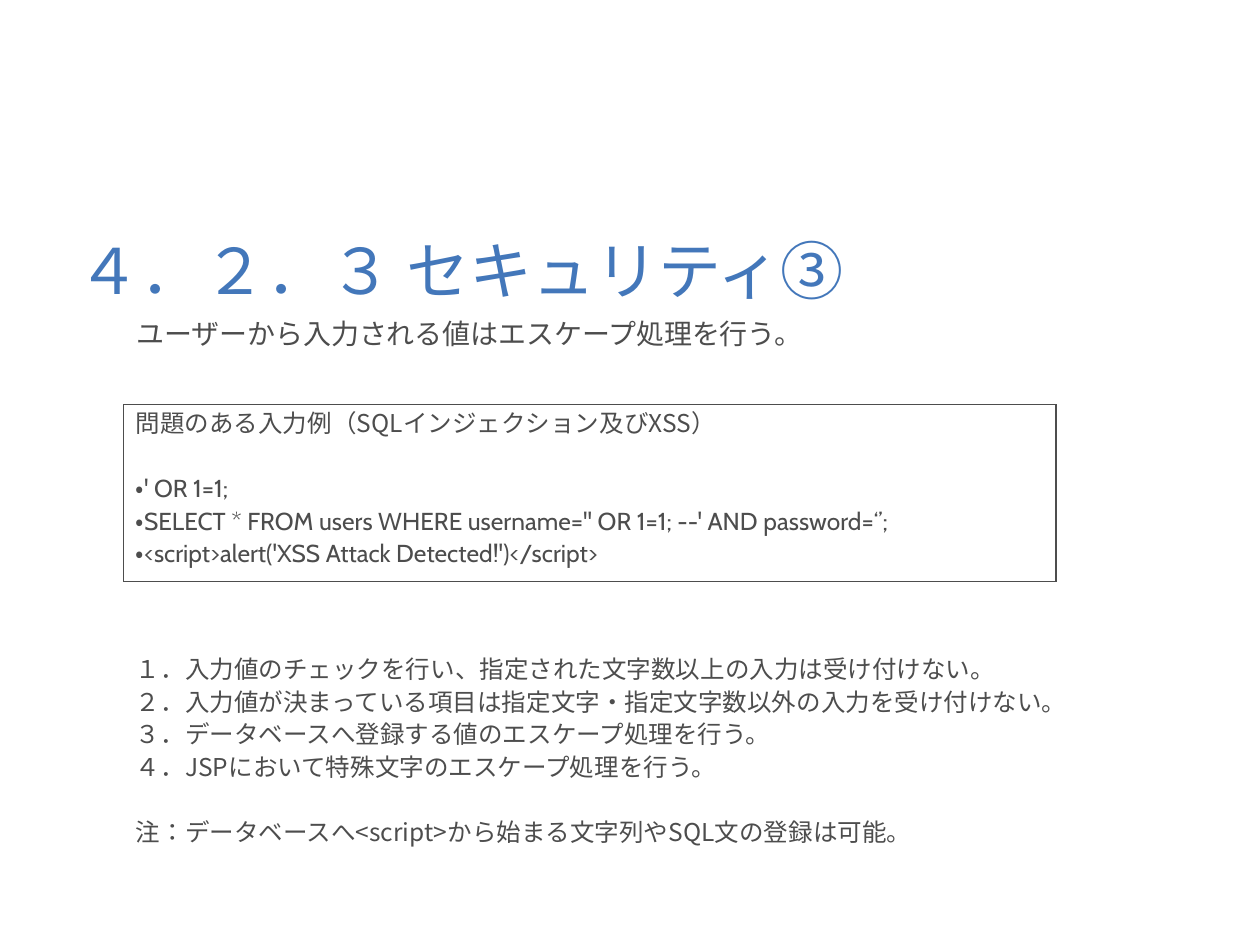
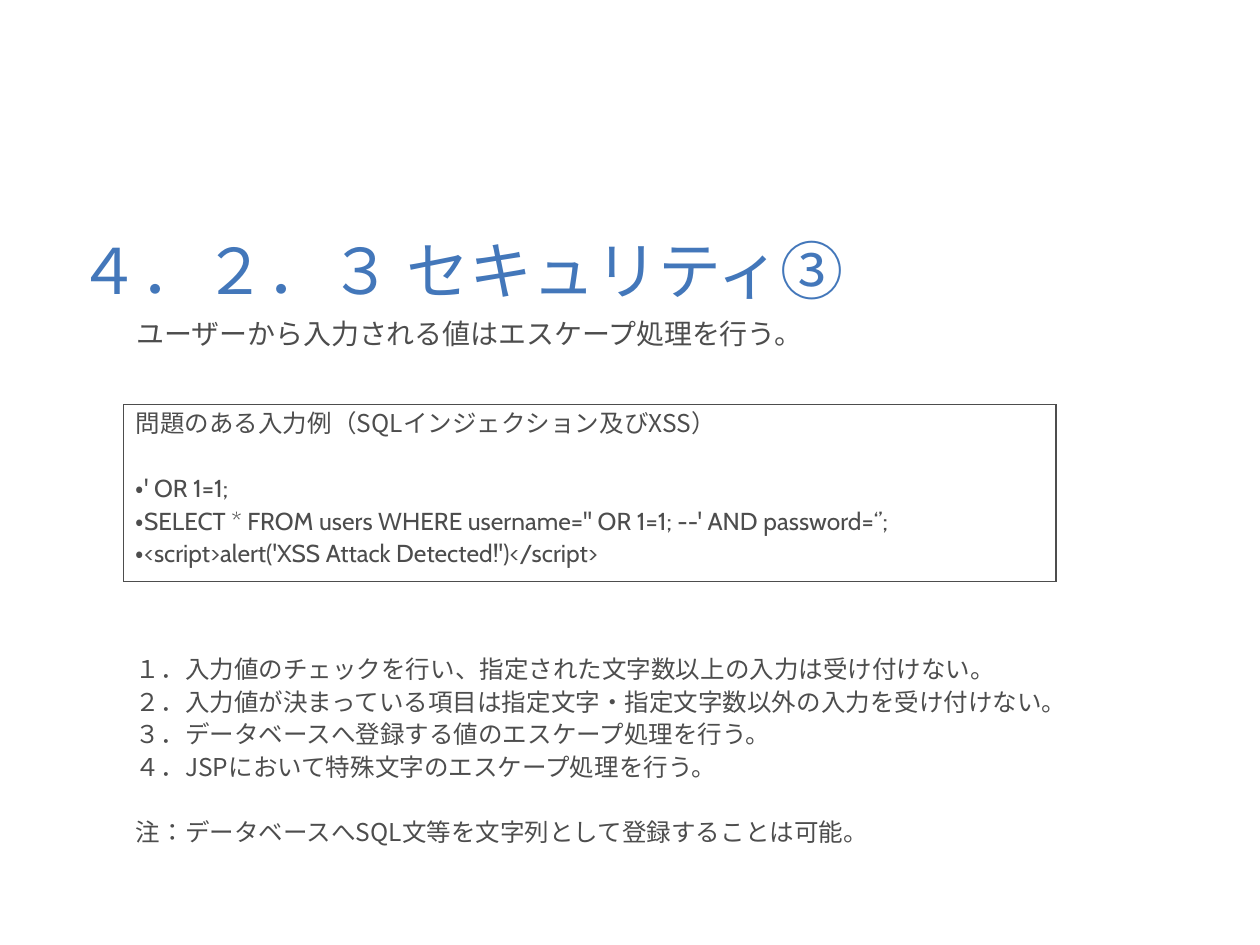
Before and after one commit to meijin27/StudentDocumentationSoftware, a slide deck: slide 13 of 説明書/概要設計書(提出書類作成ソフト).ppt. Drawn at 1260x945 pixels with LibreOffice and Linux fonts; fonts in the diff are those of the drawing; background and template pictures are left out. Boxes give left, top, right and bottom in pixels: in the first picture for what was removed or moved away, otherwise in the second. Text is boxed around its words. In the diff, an @@ line names an element or a change of style, - is before the commit and + after.

```diff
--- a/説明書/概要設計書(提出書類作成ソフト).ppt
+++ b/説明書/概要設計書(提出書類作成ソフト).ppt
@@ text at <box>136,820,868,846</box>: text changed @@
-注：データベースへ<script>から始まる文字列やSQL文の登録は可能。
+注：データベースへSQL文等を文字列として登録することは可能。
```
Also in this commit, not shown: 2 other slides changed, 3 other files.
